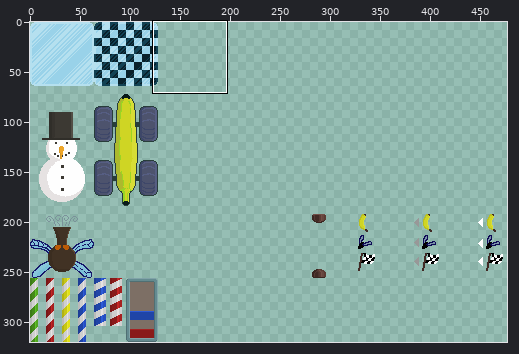
Two versions of one sprite sheet, gppcc10/core/assets/graphics/iceway.png. Above: a wide view before the commit, with the close-up outlined.
Close-up. Before the edit:
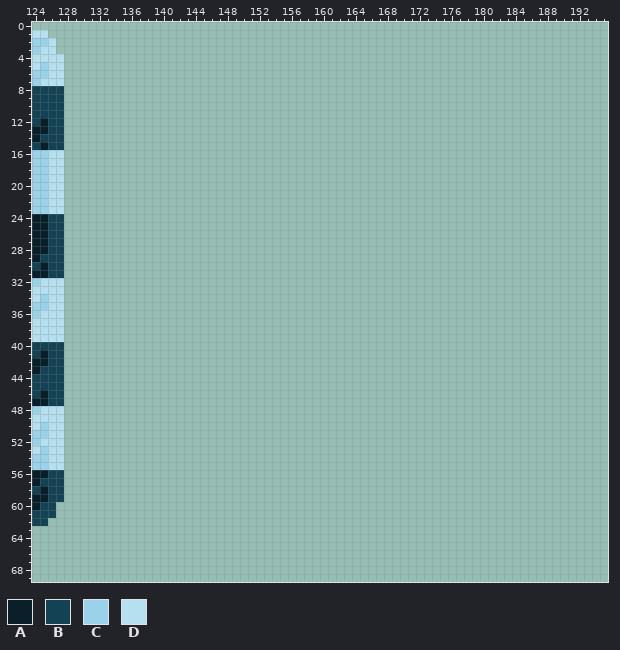
The file is 512x320 pixels. Colours within 5 levels of each other are drawn and written as one. Shown: x 124..195, y 0..69. The wide view leaves out empty margins.
Palette (. is transparent): A #09202a  B #124254  C #99d2e9  D #b5e0ef
Pixels before (only the part around the change), first column x 124:
 0 ........................................................................
 1 DD......................................................................
 2 CCD.....................................................................
 3 CDD.....................................................................
 4 DDDD....................................................................
 5 DCDD....................................................................
 6 CCDD....................................................................
 7 CDDD....................................................................
 8 BBBB....................................................................
 9 BBBB....................................................................
10 BBBB....................................................................
11 BBBB....................................................................
12 BABB....................................................................
13 AABB....................................................................
14 ABBB....................................................................
15 BABB....................................................................
16 CCDD....................................................................
17 CCDD....................................................................
18 CCDD....................................................................
19 CCDD....................................................................
20 CCDD....................................................................
21 CCDD....................................................................
22 CCDD....................................................................
23 CCDD....................................................................
24 AABB....................................................................
25 AABB....................................................................
26 AABB....................................................................
27 AABB....................................................................
28 AABB....................................................................
29 ABBB....................................................................
30 BABB....................................................................
31 AABB....................................................................
32 CDDD....................................................................
33 DDDD....................................................................
34 DCDD....................................................................
35 CCDD....................................................................
36 CDDD....................................................................
37 DDDD....................................................................
38 DDDD....................................................................
39 DDDD....................................................................
40 BBBB....................................................................
41 BABB....................................................................
42 AABB....................................................................
43 ABBB....................................................................
44 BBBB....................................................................
45 BBBB....................................................................
46 BABB....................................................................
47 AABB....................................................................
48 CDDD....................................................................
49 DDDD....................................................................
50 DCDD....................................................................
51 CCDD....................................................................
52 CDDD....................................................................
53 DCDD....................................................................
54 CCDD....................................................................
55 CCDD....................................................................
56 AABB....................................................................
57 ABBB....................................................................
58 BABB....................................................................
59 AABB....................................................................
60 ABB.....................................................................
61 BBB.....................................................................
62 BB......................................................................
63 ........................................................................
64 ........................................................................
65 ........................................................................
66 ........................................................................
67 ........................................................................
And afterwards:
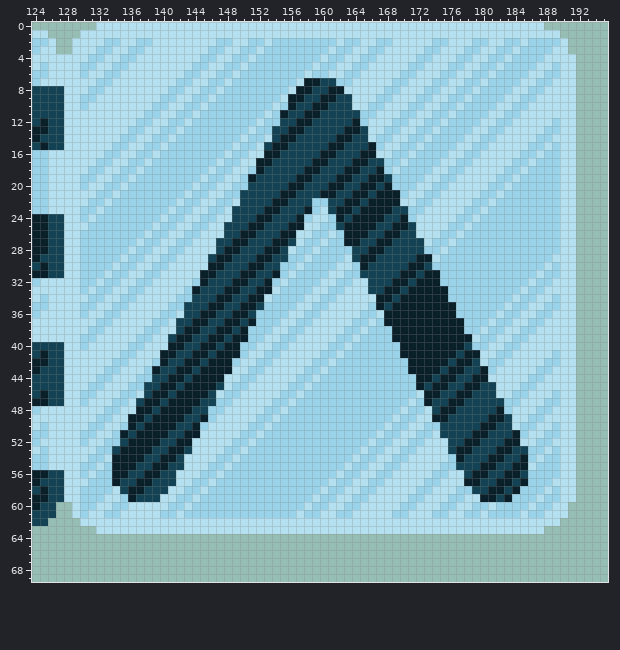
Log entry: Start and goal-tile are set correctly now.
Diff:
Changed rows in their new state; - is an unchanged pixel.
first column x 128:
 0 ----DDDDDDDDDDDDDDDDDDDDDDDDDDDDDDDDDDDDDDDDDDDDDDDDDDDDDDDD----
 1 --DDDDDDDDDDDDDDDDDDDDDDDDDDDDDDDDDDDDDDDDDDDDDDDDDDDDDDDDDDDD--
 2 -DDDDCCDDCCDDDDDDDDCCDDCCDCCCCCCCCDCCDDCCDDDDDCCDDDCCDDCCDCCCCD-
 3 -DDDCCDDCCDDDDDDDDCCDDCCDCCCCCCCCDCCDDCCDDDDDCCDDDCCDDCCDCCCCDD-
 4 DDDCCDDCCDDDDDDDDCCDDCCDCCCCCCCCDCCDDCCDDDDDCCDDDCCDDCCDCCCCDDDD
 5 DDCCDDCCDDDDDDDDCCDDCCDCCCCCCCCDCCDDCCDDDDDCCDDDCCDDCCDCCCCDDCDD
 6 DDCDDCCDDDDDDDDCCDDCCDCCCCCCCCDCCDDCCDDDDDCCDDDCCDDCCDCCCCDDCCDD
 7 DDDDCCDDDDDDDDCCDDCCDCCCCCCCCDAABBCCDDDDDCCDDDCCDDCCDCCCCDDCCDDD
 8 DDDCCDDDDDDDDCCDDCCDCCCCCCCCDAABBAADDDDDCCDDDCCDDCCDCCCCDDCCDDDD
 9 DDCCDDDDDDDDCCDDCCDCCCCCCCCDAABBAABBDDDCCDDDCCDDCCDCCCCDDCCDDDDD
10 DDCDDDDDDDDCCDDCCDCCCCCCCCDCABBAABBBDDCCDDDCCDDCCDCCCCDDCCDDDDDD
11 DDDDDDDDDDCCDDCCDCCCCCCCCDCABBAABBBBBCCDDDCCDDCCDCCCCDDCCDDDDDDD
12 DDDDDDDDDCCDDCCDCCCCCCCCDCCBBAABBBBBACDDDCCDDCCDCCCCDDCCDDDDDCDD
13 DDDDDDDDCCDDCCDCCCCCCCCDCCBBAABBBBBAABDDCCDDCCDCCCCDDCCDDDDDCCDD
14 DDDDDDDCCDDCCDCCCCCCCCDCCDBAABBBBBAABBDCCDDCCDCCCCDDCCDDDDDCCDDD
15 DDDDDDCCDDCCDCCCCCCCCDCCDBAABBBBBAABBBACDDCCDCCCCDDCCDDDDDCCDCDD
16 DDDDDCCDDCCDCCCCCCCCDCCDDAABBBBBAABBBAADDCCDCCCCDDCCDDDDDCCDCCDD
17 DDDDCCDDCCDCCCCCCCCDCCDDAABBBBBAABBBAABBCCDCCCCDDCCDDDDDCCDCCCDD
18 DDDCCDDCCDCCCCCCCCDCCDDCABBBBBAABBBAABBACDCCCCDDCCDDDDDCCDCCCCDD
19 DDCCDDCCDCCCCCCCCDCCDDCABBBBBAABBBAABBAABCCCCDDCCDDDDDCCDCCCCCDD
20 DDCDDCCDCCCCCCCCDCCDDCCBBBBBAABBBAABBAABACCCDDCCDDDDDCCDCCCCCCDD
21 DDDDCCDCCCCCCCCDCCDDCCBBBBBAABBBAABBAABAAACDDCCDDDDDCCDCCCCCCCDD
22 DDDCCDCCCCCCCCDCCDDCCDBBBBAABBBCCBBAABAAAADDCCDDDDDCCDCCCCCCCCDD
23 DDCCDCCCCCCCCDCCDDCCDBBBBAABBBACDBAABAAAABBCCDDDDDCCDCCCCCCCCCDD
24 DDCDCCCCCCCCDCCDDCCDDBBBAABBBACDDCABAAAABBACDDDDDCCDCCCCCCCCCCDD
25 DDDCCCCCCCCDCCDDCCDDBBBAABBBAADDCCBAAAABBAABDDDDCCDCCCCCCCCCCCDD
26 DDCCCCCCCCDCCDDCCDDDBBAABBBAADDCCDCAAABBAABBDDDCCDCCCCCCCCCCCCDD
27 DDCCCCCCCDCCDDCCDDDBBAABBBAABDCCDCCAABBAABBBBDCCDCCCCCCCCCCCCCDD
28 DDCCCCCCDCCDDCCDDDDBAABBBAABDCCDCCCCBBAABBBBBCCDCCCCCCCCCCCCCCDD
29 DDCCCCCDCCDDCCDDDDBAABBBAABBCCDCCCCDBAABBBBBAADCCCCCCCCCCCCCCDDD
30 DDCCCCDCCDDCCDDDDDAABBBAABBCCDCCCCDDCABBBBBAABCCCCCCCCCCCCCCDCDD
31 DDCCCDCCDDCCDDDDDAABBBAABBACDCCCCDDCCBBBBBAABAACCCCCCCCCCCCDCCDD
32 DDCCDCCDDCCDDDDDCABBBAABBACDCCCCDDCCDDBBBAABAAACCCCCCCCCCCDCCDDD
33 DDCDCCDDCCDDDDDCABBBAABBAADCCCCDDCCDDDBBAABAAAAACCCCCCCCCDCCDDDD
34 DDDCCDDCCDDDDDCCBBBAABBAADCCCCDDCCDDDDDAABAAAAAACCCCCCCCDCCDDCDD
35 DDCCDDCCDDDDDCCBBBAABBAABCCCCDDCCDDDDDCABAAAAAAAACCCCCCDCCDDCCDD
36 DDCDDCCDDDDDCCDBBAABBAABCCCCDDCCDDDDDCCDAAAAAAAAACCCCCDCCDDCCDDD
37 DDDDCCDDDDDCCDBBAABBAABACCCDDCCDDDDDCCDCAAAAAAAAAACCCDCCDDCCDDDD
38 DDDCCDDDDDCCDDBAABBAABACCCDDCCDDDDDCCDCCCAAAAAAAAACCDCCDDCCDDDDD
39 DDCCDDDDDCCDDBAABBAABAACCDDCCDDDDDCCDCCCCAAAAAAAAAADCCDDCCDDDDDD
40 DDCDDDDDCCDDDAABBAABAACCDDCCDDDDDCCDCCCCCCAAAAAAAABCCDDCCDDDDDDD
41 DDDDDDDCCDDDAABBAABAAACDDCCDDDDDCCDCCCCCCCAAAAAAABAADDCCDDDDDCDD
42 DDDDDDCCDDDCABBAABAAACDDCCDDDDDCCDCCCCCCCCCAAAAABAABDCCDDDDDCCDD
43 DDDDDCCDDDCABBAABAAAADDCCDDDDDCCDCCCCCCCCCCAAAABAABBACDDDDDCCDDD
44 DDDDCCDDDCCBBAABAAAADDCCDDDDDCCDCCCCCCCCCCCCAABAABBAADDDDDCCDDDD
45 DDDCCDDDCCBBAABAAAABDCCDDDDDCCDCCCCCCCCCCCCCABAABBAABBDDDCCDDDDD
46 DDCCDDDCCDBAABAAAABDCCDDDDDCCDCCCCCCCCCCCCCCDAABBAABBBDDCCDDDCDD
47 DDCDDDCCDBAABAAAABBCCDDDDDCCDCCCCCCCCCCCCCCDCABBAABBBBBCCDDDCCDD
48 DDDDDCCDDAABAAAABBCCDDDDDCCDCCCCCCCCCCCCCCDCCDBAABBBBBACDDDCCDDD
49 DDDDCCDDAABAAAABBACDDDDDCCDCCCCCCCCCCCCCCDCCDDAABBBBBAABDDCCDDDD
50 DDDCCDDCABAAAABBACDDDDDCCDCCCCCCCCCCCCCCDCCDDCCBBBBBAABBDCCDDCDD
51 DDCCDDCABAAAABBAADDDDDCCDCCCCCCCCCCCCCCDCCDDCCDBBBBAABBBACDDCCDD
52 DDCDDCCBAAAABBAADDDDDCCDCCCCCCCCCCCCCCDCCDDCCDDDBBAABBBAADDCCDDD
53 DDDDCCBAAAABBAABDDDDCCDCCCCCCCCCCCCCCDCCDDCCDDDDBAABBBAABBCCDCDD
54 DDDCCDAAAABBAABDDDDCCDCCCCCCCCCCCCCCDCCDDCCDDDDDCABBBAABBACDCCDD
55 DDCCDCAAABBAABBDDDCCDCCCCCCCCCCCCCCDCCDDCCDDDDDCCBBBAABBAADCCCDD
56 DDCDCCAABBAABBDDDCCDCCCCCCCCCCCCCCDCCDDCCDDDDDCCDDBAABBAABCCCCDD
57 DDDCCCABBAABBBDDCCDCCCCCCCCCCCCCCDCCDDCCDDDDDCCDDDAABBAABACCCDDD
58 DDCCCCDBAABBBDDCCDCCCCCCCCCCCCCCDCCDDCCDDDDDCCDDDCCBBAABACCCDCDD
59 DDCCCDDCABBBDDCCDCCCCCCCCCCCCCCDCCDDCCDDDDDCCDDDCCDDAABACCCDCCDD
60 -DCCDDCCDDDDDCCDCCCCCCCCCCCCCCDCCDDCCDDDDDCCDDDCCDDCCDCCCCDCCDD-
61 -DCDDCCDDDDDCCDCCCCCCCCCCCCCCDCCDDCCDDDDDCCDDDCCDDCCDCCCCDCCDDD-
62 --DDDDDDDDDDDDDDDDDDDDDDDDDDDDDDDDDDDDDDDDDDDDDDDDDDDDDDDDDDDD--
63 ----DDDDDDDDDDDDDDDDDDDDDDDDDDDDDDDDDDDDDDDDDDDDDDDDDDDDDDDD----
